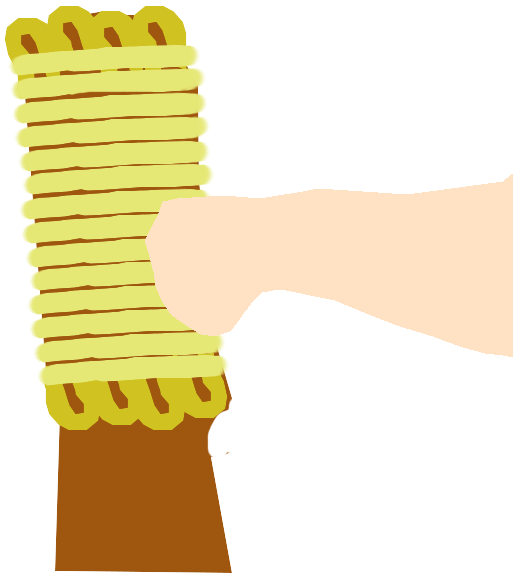
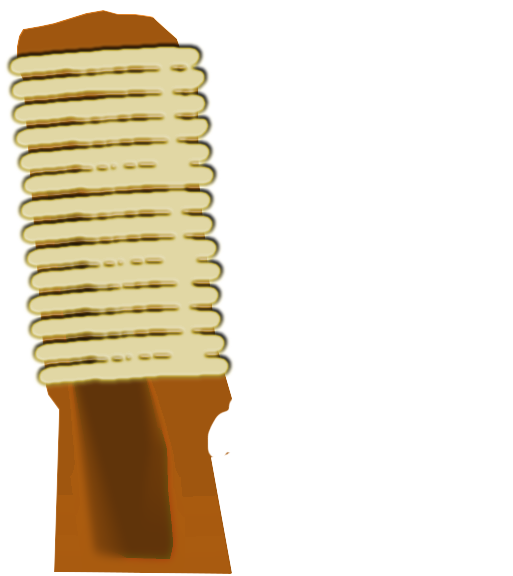
Layer changes from the first 513×576 image to the second:
hid "POING" over [145, 174, 513, 357]
added layer "horizontal-ombré" above "horizontal" over [4, 39, 236, 391]
hid "horizontal", painted on it over [8, 44, 231, 386]
removed layer "Calque #2" over [44, 352, 228, 430]
hid "Calque #1", painted on it over [4, 6, 228, 430]
renamed "poteau" to "poteau illuminé", painted on it over [17, 10, 233, 574]
